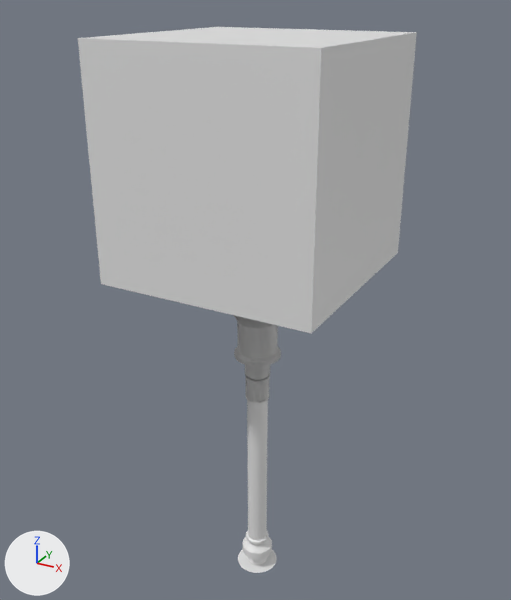
The Blender file Data/Blender/weapon_1.blend: old version first, new version second.
Camera for both pictures: a 50 mm camera at (2.91, -5.32, 4.03) aimed at (-0.1, 0.15, 1.29). Every picture has the same lights, and +X, +Y and +Z are marked at lower left.
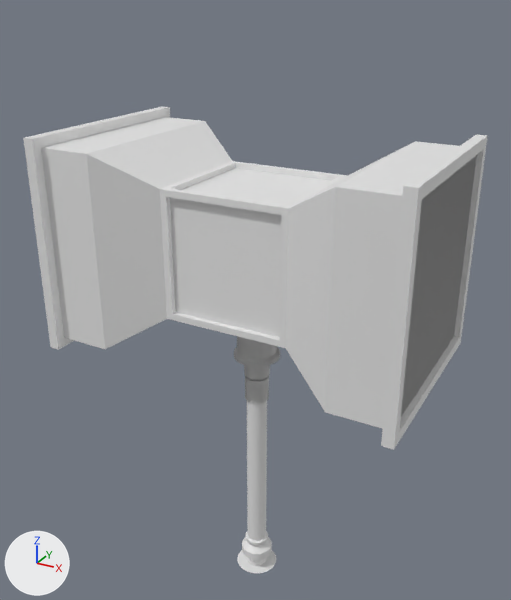
Commit message: edited weapon

Boxes [x1, y1, x2, y2] around the edits, measured in the pictures (511 x 600 px):
'Cube', reshaped, moved, rescaled, modifiers changed (37% wider, 12% taller): before [78, 27, 417, 333]; after [23, 107, 488, 450]
'Cylinder', moved: before [234, 315, 281, 573]; after [234, 336, 280, 573]

What the commit changed:
me_cylinder has 1344 vertices, 1314 faces and spans x -2.55..2.55, y -2.55..2.55, z -1.73..2.29.
me_cylinder is used by ob_cylinder; location (0.0, 0.01, -0.54); scale (0.103, 0.103, 0.798).
me_cylinder part 1: the whole mesh is moved by (0.0, 0.0, -10.15).
me_cube is used by ob_cube; location (0.0, 0.01, 2.69).
me_cube had 8 vertices, 6 faces and spanned x -1.0..1.0, y -1.0..1.0, z -1.0..1.0.
me_cube now has 64 vertices, 53 faces and spans x 0.0..2.83, y -1.65..1.65, z -1.65..1.65.
Part 2, on me_cube:
4 vertices are removed from x -1.0, y -1.0..1.0, z -1.0..1.0.
6 faces are deleted.
44 vertices are added at x 0.0..2.83, y -1.65..1.65, z -1.65..1.65.
16 new vertices lie (0.9, 0.0, 0.0) away from vertices in x 0.0, y -1.0..1.0, z -1.0..1.0.
53 new faces join them.
Object 'Cylinder' (ob_cylinder) moves from (0.0, 0.01, -0.54) to (0.0, 0.0, 7.56).
Object 'Cube' (ob_cube) moves from (0.0, 0.01, 2.69) to (0.0, 0.0, 1.89).
Object 'Cube' (ob_cube) is rescaled from (1.0, 1.0, 1.0) to (0.601, 0.601, 0.601).
Object 'Cube' (ob_cube) gains a MIRROR modifier named 'Mirror'.
